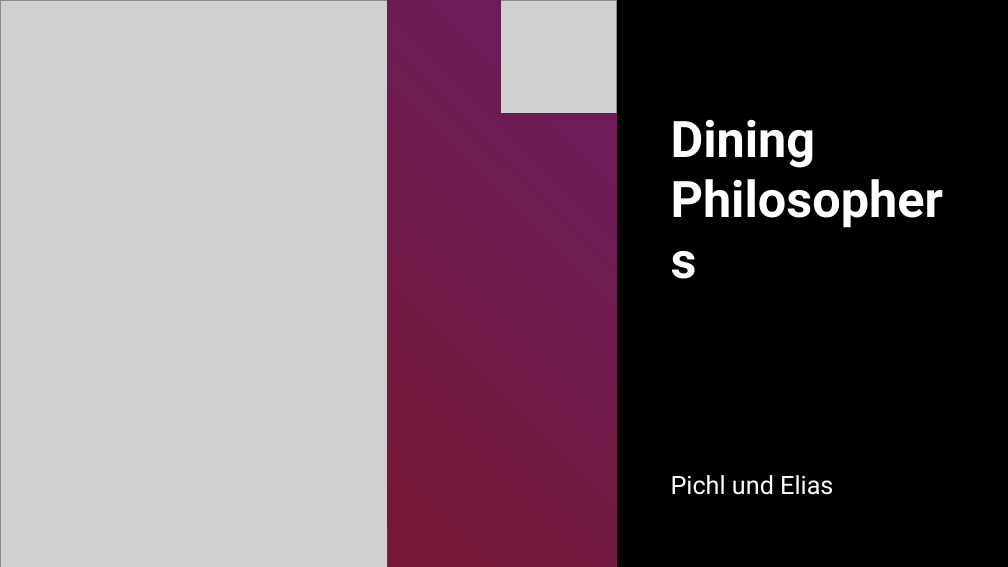
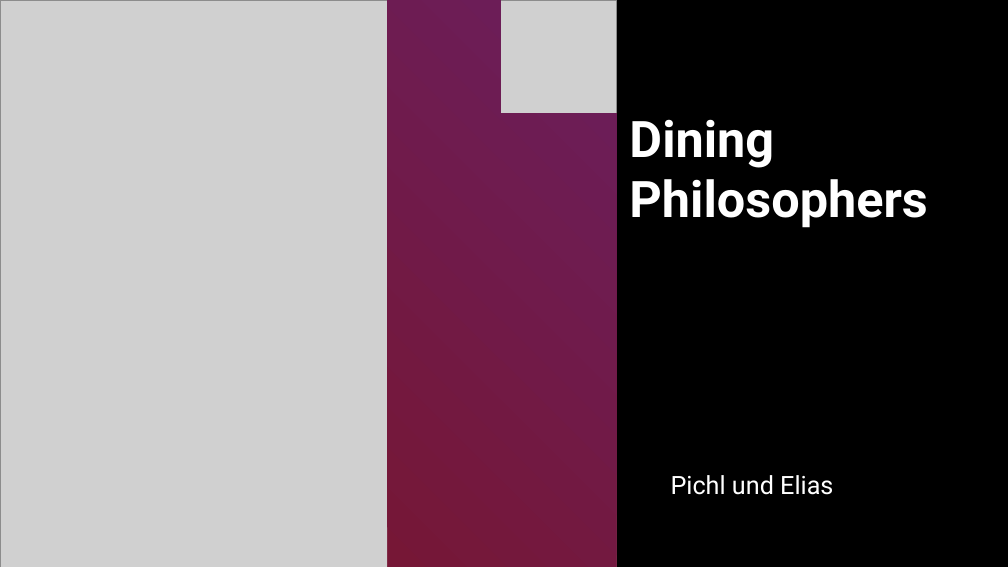
Before and after one commit to wpichl/diningphilosophers, a slide deck: slide 1 of Dining Philosophers.odp. Drawn at 1008x567 pixels with LibreOffice and Linux fonts; fonts in the diff are those of the drawing; grey boxes stand for pictures. Boxes give left, top, right and bottom in pixels: in the first picture for what was removed or moved away, otherwise in the second. Text is boxed around its words. In the diff, an @@ line names an element or a change of style, - is before the commit and + after.

```diff
--- a/Dining Philosophers.odp
+++ b/Dining Philosophers.odp
@@ title "Dining Philosophers" rewrapped from bbox=[671, 119, 816, 168] to bbox=[629, 119, 927, 228] @@
```
Also in this commit, not shown: 1 other slide changed, 9 other files.
